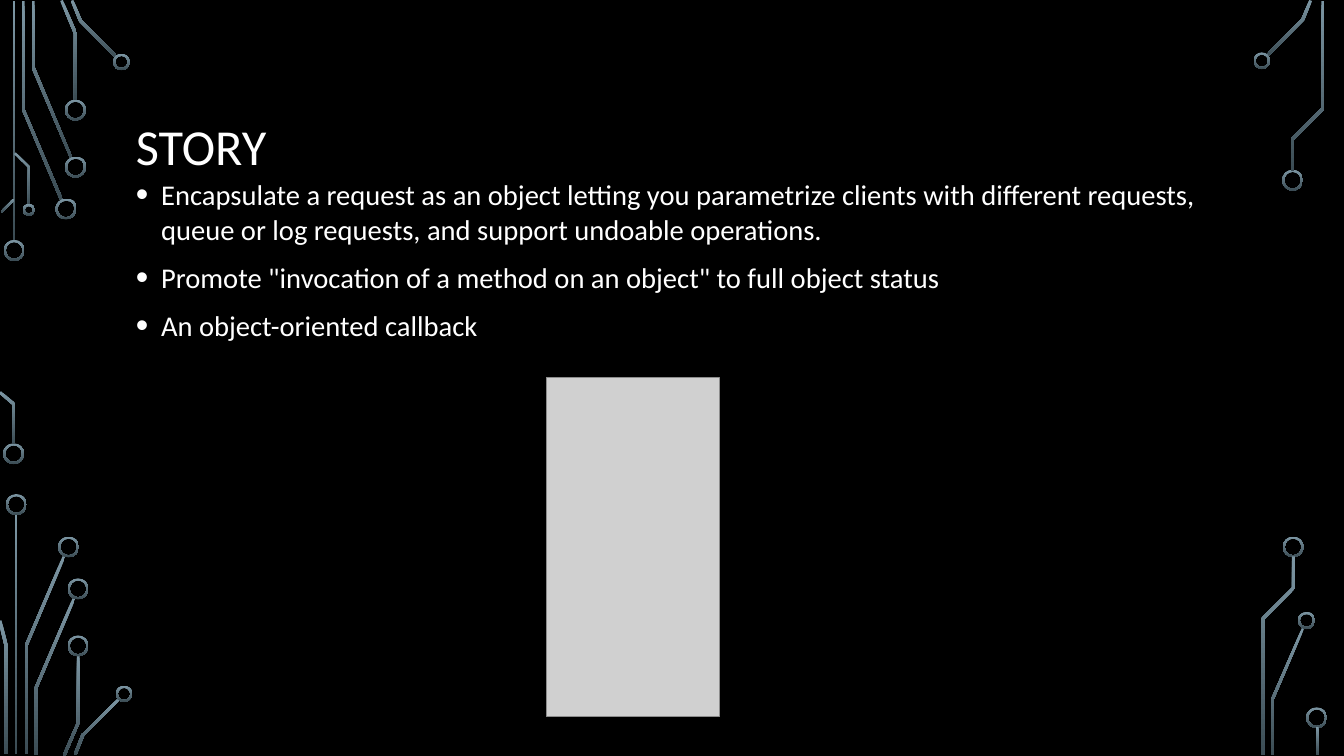
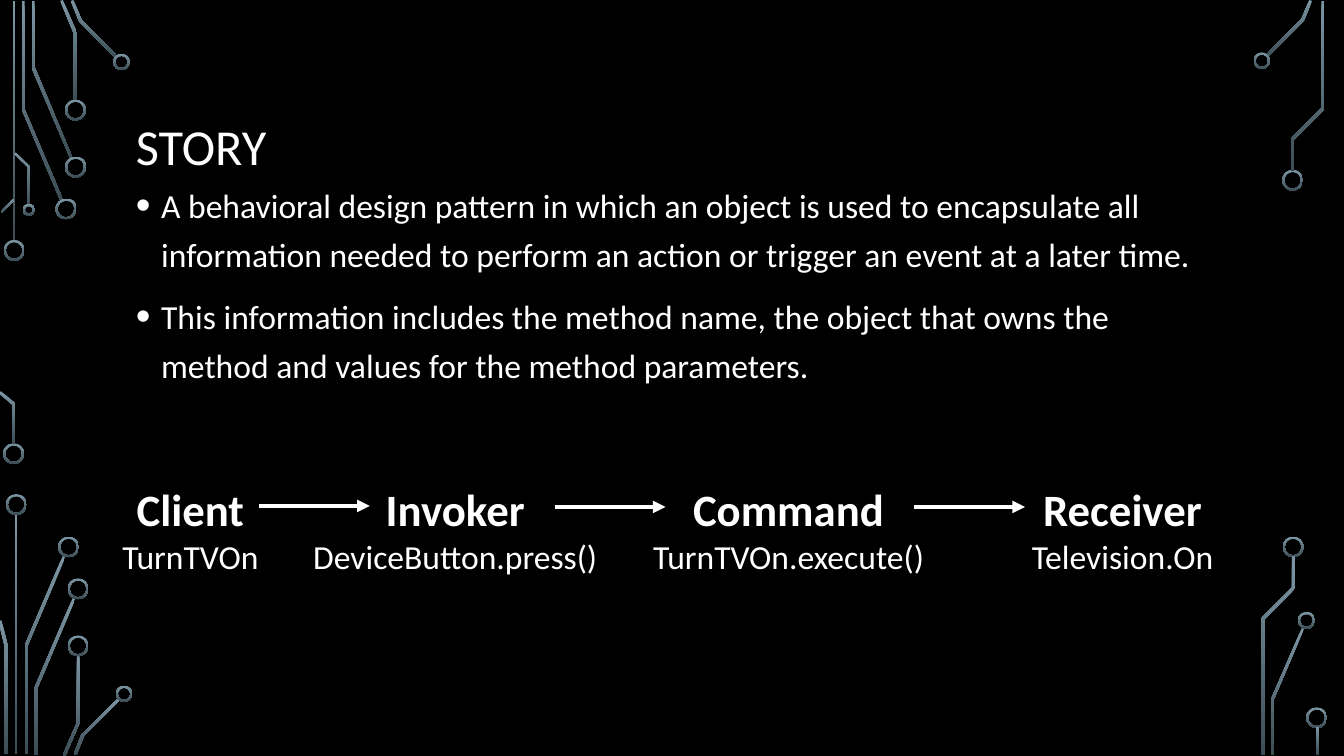
Before and after one commit to RedwanAlbadawi/CS5551_ASE, a slide deck: slide 2 of Design Patterns/Command Design Pattern.pptx. Drawn at 1344x756 pixels with LibreOffice and Linux fonts; fonts in the diff are those of the drawing; grey boxes stand for pictures; background and template pictures are left out. Boxes give left, top, right and bottom in pixels: in the first picture for what was removed or moved away, otherwise in the second. Text is boxed around its words. In the diff, an @@ line names an element or a change of style, - is before the commit and + after.

```diff
--- a/Design Patterns/Command Design Pattern.pptx
+++ b/Design Patterns/Command Design Pattern.pptx
@@ text at [161, 194, 1190, 384]: text changed; size 20.4 to 24 pt @@
-• Encapsulate a request as an object letting you parametrize clients with different requests, queue or log requests, and support undoable operations.
-• Promote "invocation of a method on an object" to full object status
-• An object-oriented callback
+• A behavioral design pattern in which an object is used to encapsulate all information needed to perform an action or trigger an event at a later time.
+• This information includes the method name, the object that owns the method and values for the method parameters.
@@ picture removed at [546, 378, 720, 717] @@
@@ text added at [122, 494, 258, 570], 24 pt, text #FFFFFF @@
+Client
+TurnTVOn
@@ arrow added from (259, 506) to (370, 506), #FFFFFF 3 pt @@
@@ text added at [313, 494, 597, 575], 24 pt, text #FFFFFF @@
+Invoker
+DeviceButton.press()
@@ arrow added from (555, 507) to (665, 507), #FFFFFF 3 pt @@
@@ text added at [653, 494, 924, 574], 24 pt, text #FFFFFF @@
+Command
+TurnTVOn.execute()
@@ arrow added from (914, 507) to (1025, 507), #FFFFFF 3 pt @@
@@ text added at [1032, 494, 1213, 570], 24 pt, text #FFFFFF @@
+Receiver
+Television.On
```
Also in this commit, not shown: 3 other slides changed.
